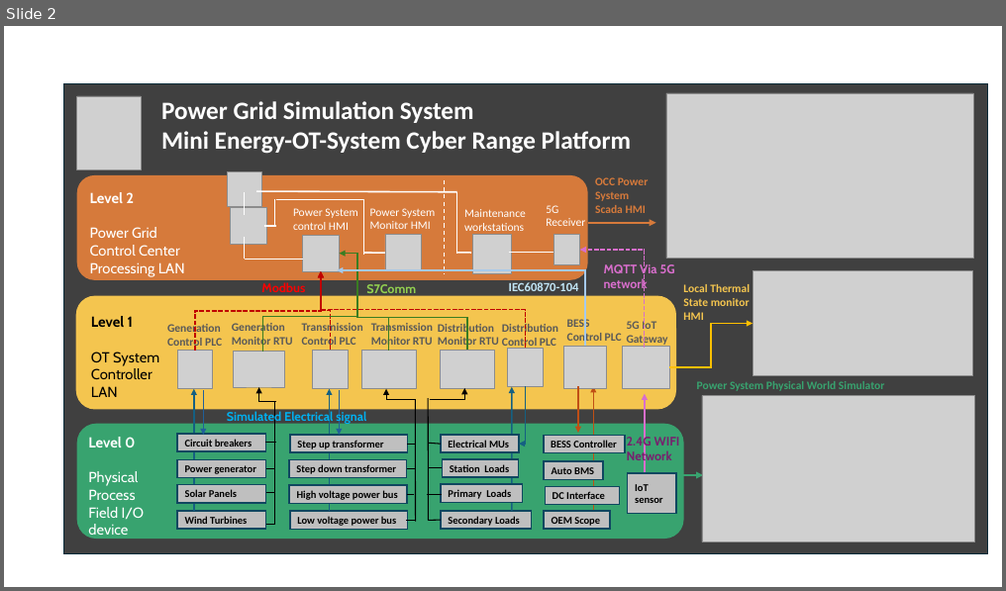
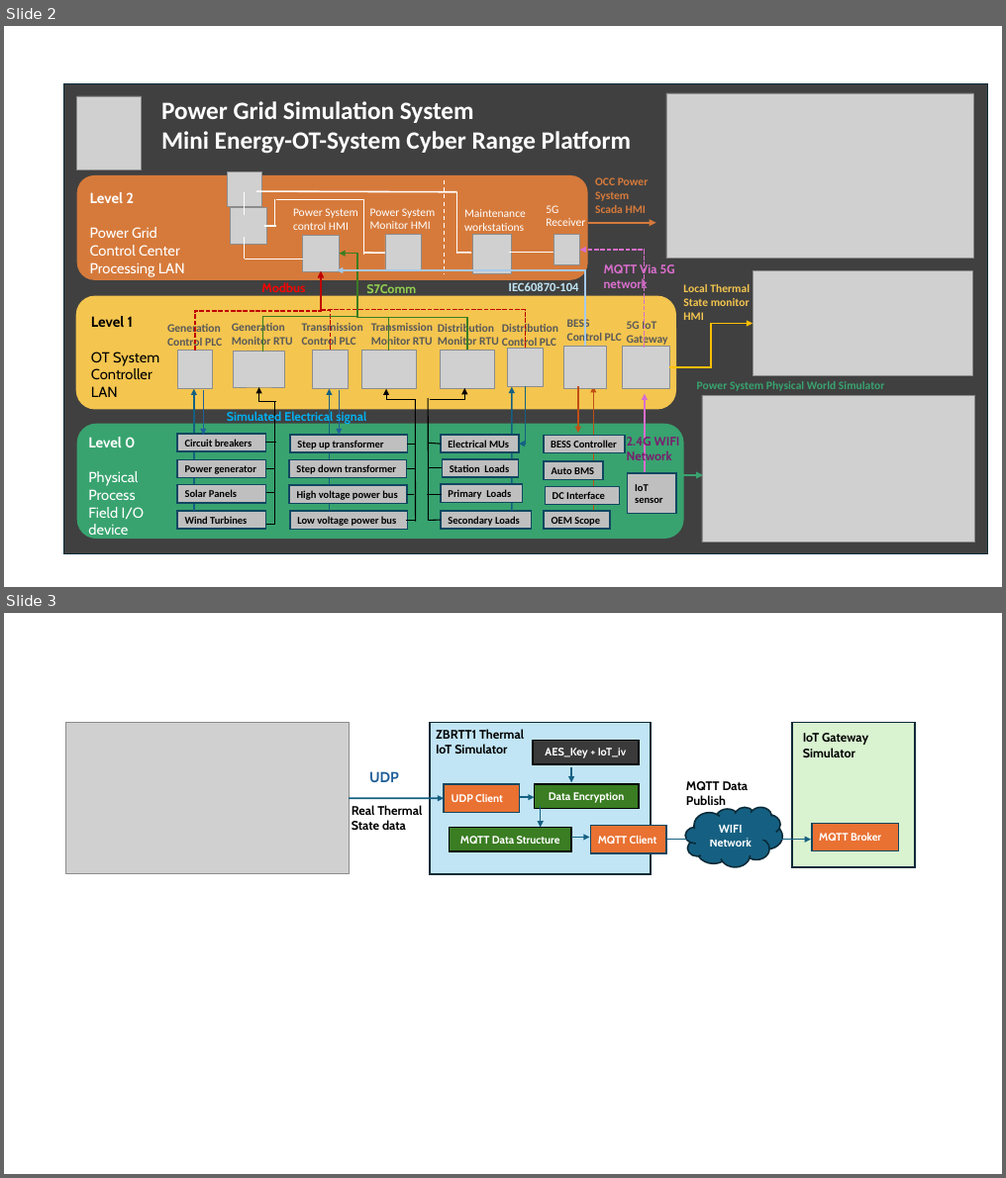
Before and after one commit to LiuYuancheng/Power_Grid_Simulation_System_Document, a slide deck: 2_SystemDesign_Doc/6_Thermal_State_Monitor_Desgin_Img/designDoc.pptx. Shown one above the other, each under a label of ours: slide 2 before the commit, slides 2 and 3 after it. The pictures are 1006x591 and 1006x1178 pixels, drawn with LibreOffice and Linux fonts; fonts in the diff are those of the drawing; grey boxes stand for pictures. Boxes give left, top, right and bottom in pixels: in the first picture for what was removed or moved away, otherwise in the second. Text is boxed around its words. In the diff, an @@ line names an element or a change of style, - is before the commit and + after.

Commit message:
Update the design of the IoT simulator.

```diff
--- a/2_SystemDesign_Doc/6_Thermal_State_Monitor_Desgin_Img/designDoc.pptx
+++ b/2_SystemDesign_Doc/6_Thermal_State_Monitor_Desgin_Img/designDoc.pptx
@@ slide 3 added at bbox=[4, 613, 1002, 1174], background #FFFFFF @@
@@ picture added at bbox=[66, 722, 349, 874] @@
@@ rectangle added at bbox=[430, 722, 650, 874], fill #C1E5F5, outline #092A39 1.5 pt @@
@@ text added at bbox=[436, 729, 524, 754], 12 pt, text #000000, bold @@
+ZBRTT1 Thermal IoT Simulator
@@ rectangle added at bbox=[792, 722, 915, 866], fill #D9F2D0, outline #092A39 1.5 pt @@
@@ rectangle added at bbox=[533, 741, 638, 764], fill #3A3A3A, outline #000000 1.5 pt, 10.5 pt, text #FFFFFF, bold @@
+AES_Key + IoT_iv
@@ text added at bbox=[803, 733, 868, 758], 12 pt, text #000000, bold @@
+IoT Gateway Simulator
@@ text added at bbox=[369, 771, 399, 782], 14 pt, text #215F9A, bold @@
+UDP
@@ rectangle added at bbox=[444, 784, 519, 812], fill #E97132, outline #104760 1.5 pt, 10.5 pt, text #FFFFFF, bold @@
+UDP Client
@@ rectangle added at bbox=[534, 784, 638, 808], fill #3B7D23, outline #000000 1.5 pt, 10.5 pt, text #FFFFFF, bold @@
+Data Encryption
@@ arrow added from (571, 767) to (571, 783), #156082 1.5 pt @@
@@ text added at bbox=[686, 781, 748, 805], 12 pt, text #000000, bold @@
+MQTT Data Publish
@@ arrow added from (349, 799) to (444, 799), #156082 1.5 pt @@
@@ text added at bbox=[351, 805, 422, 830], 12 pt, text #000000, bold @@
+Real Thermal State data
@@ arrow added from (520, 797) to (534, 797), #156082 1.5 pt @@
@@ arrow added from (540, 806) to (540, 827), #156082 1.5 pt @@
@@ cloud added at bbox=[685, 807, 782, 866], fill #156082, outline #092A39 1.5 pt, 11 pt, text #FFFFFF, bold @@
+WIFI Network
@@ rectangle added at bbox=[450, 827, 571, 851], fill #3B7D23, outline #000000 1.5 pt, 10.5 pt, text #FFFFFF, bold @@
+MQTT Data Structure
@@ arrow added from (571, 838) to (590, 838), #156082 1.5 pt @@
@@ rectangle added at bbox=[591, 826, 666, 854], fill #E97132, outline #104760 1.5 pt, 10.5 pt, text #FFFFFF, bold @@
+MQTT Client
@@ arrow added from (667, 840) to (811, 840), #156082 1.5 pt @@
@@ rectangle added at bbox=[812, 823, 899, 851], fill #E97132, outline #104760 1.5 pt, 10.5 pt, text #FFFFFF, bold @@
+MQTT Broker
```
Also in this commit, not shown: 1 other slide added, 4 other files.
